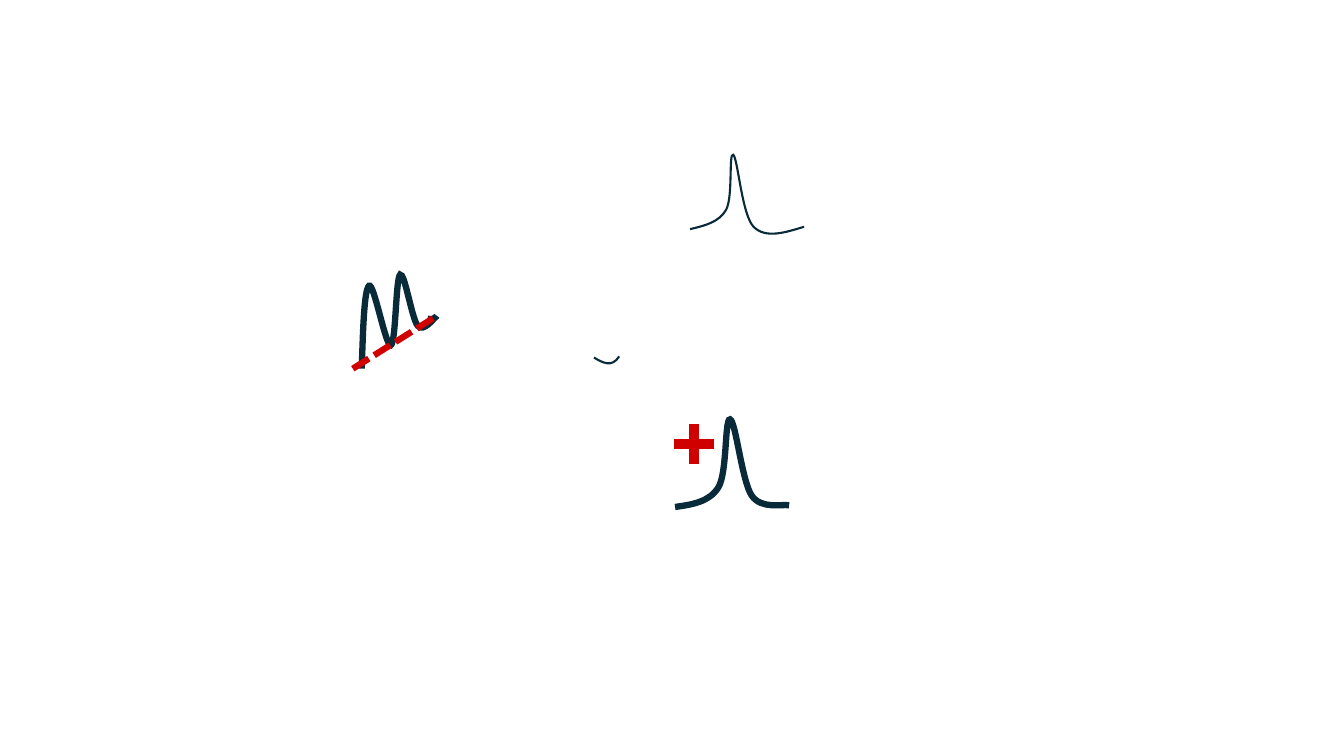
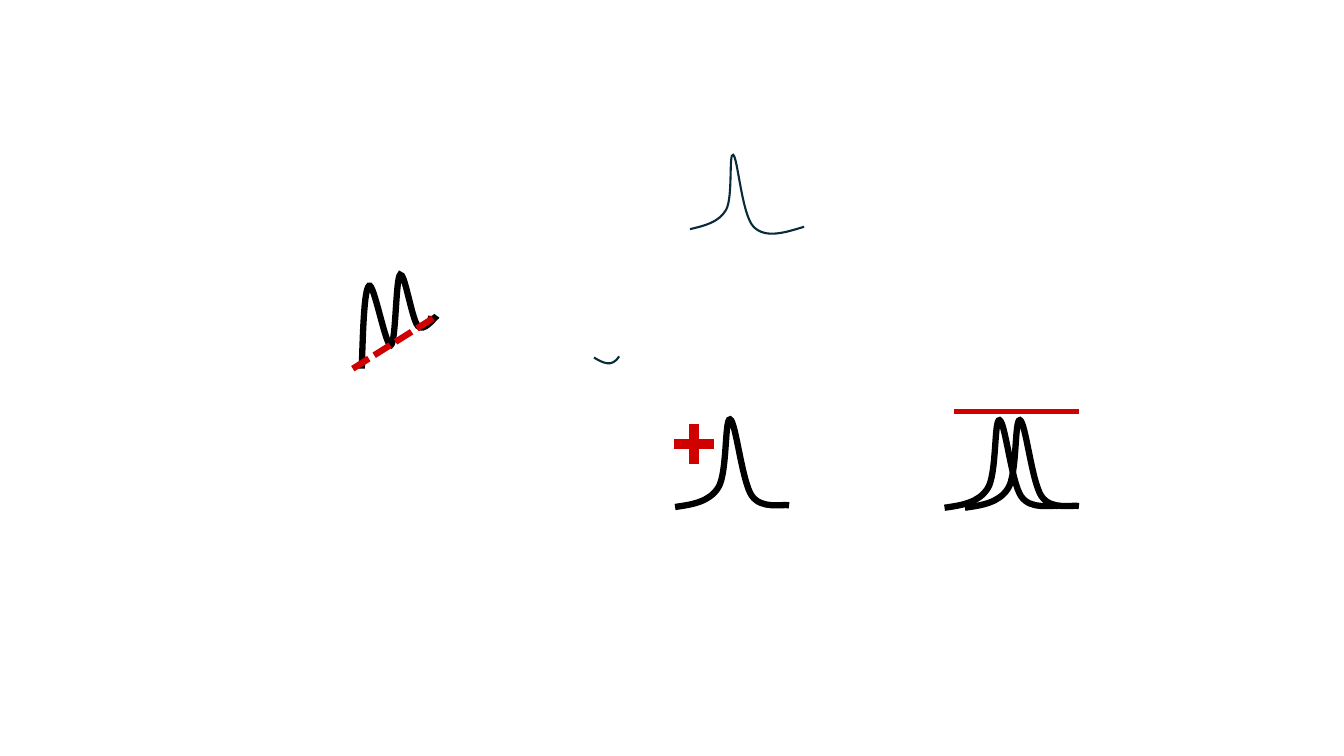
Before and after one commit to CEA-MetroCarac/SPECTROview, a slide deck: slide 1 of app/ui/iconpack/icon.pptx. Drawn at 1344x756 pixels with LibreOffice and Linux fonts; fonts in the diff are those of the drawing. Boxes give left, top, right and bottom in pixels: in the first picture for what was removed or moved away, otherwise in the second. Text is boxed around its words. In the diff, an @@ line names an element or a change of style, - is before the commit and + after.

```diff
--- a/app/ui/iconpack/icon.pptx
+++ b/app/ui/iconpack/icon.pptx
@@ freeform shape at bbox=[362, 274, 437, 368]: outline #092A39 4.5 pt to #000000 4.5 pt @@
@@ freeform shape at bbox=[676, 419, 789, 507]: outline #092A39 4.5 pt to #000000 4.5 pt @@
@@ line added from (954, 411) to (1079, 411), #D00000 3 pt @@
@@ freeform shape added at bbox=[945, 420, 1059, 508], outline #000000 4.5 pt @@
@@ freeform shape added at bbox=[965, 420, 1079, 508], outline #000000 4.5 pt @@
```
Also in this commit, not shown: 5 other files.
